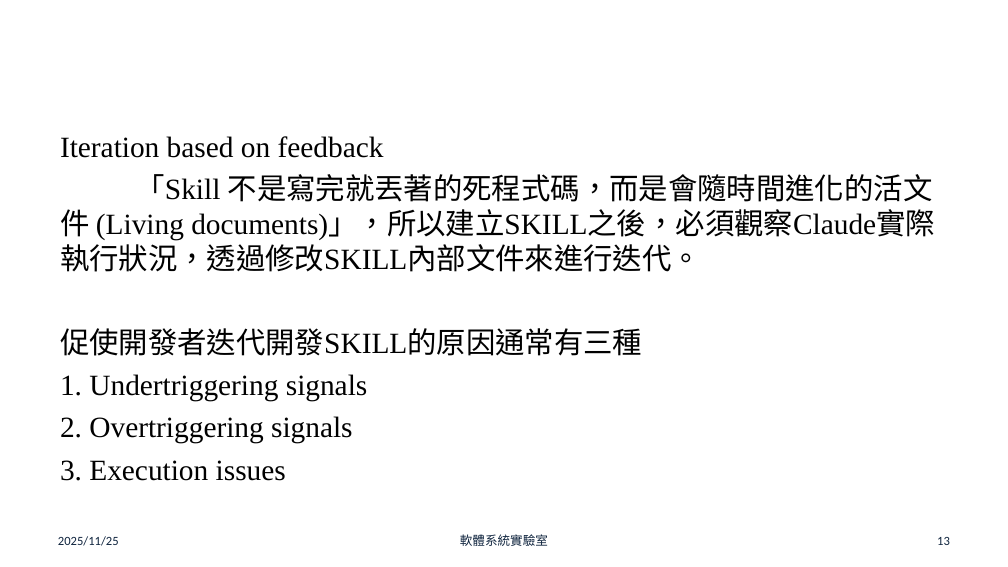
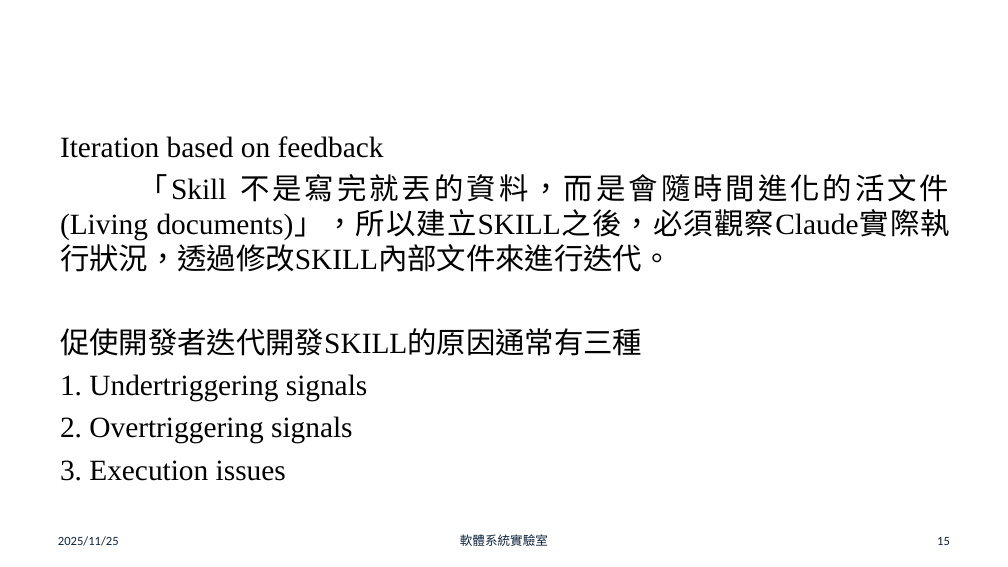
Before and after one commit to chun-wei0413/frank_research, a slide deck: slide 15 of skills/doc/skills-final.pptx (slide 13 before the commit). Drawn at 1008x567 pixels with LibreOffice and Linux fonts; fonts in the diff are those of the drawing; background and template pictures are left out. Boxes give left, top, right and bottom in pixels: in the first picture for what was removed or moved away, otherwise in the second. Text is boxed around its words. In the diff, an @@ line names an element or a change of style, - is before the commit and + after.

Commit message:
Removed unuse files and revised skill-final ppt

```diff
--- a/skills/doc/skills-final.pptx
+++ b/skills/doc/skills-final.pptx
@@ text at <box>60,174,951,272</box>: text changed @@
-「Skill 不是寫完就丟著的死程式碼，而是會隨時間進化的活文件 (Living documents)」，所以建立SKILL之後，必須觀察Claude實際執行狀況，透過修改SKILL內部文件來進行迭代。
+「Skill 不是寫完就丟的資料，而是會隨時間進化的活文件 (Living documents)」，所以建立SKILL之後，必須觀察Claude實際執行狀況，透過修改SKILL內部文件來進行迭代。
@@ page number at <box>937,537,950,545</box>: text changed @@
-13
+15
```
Also in this commit, not shown: 5 other slides changed, 2 slides added, 27 other files.
